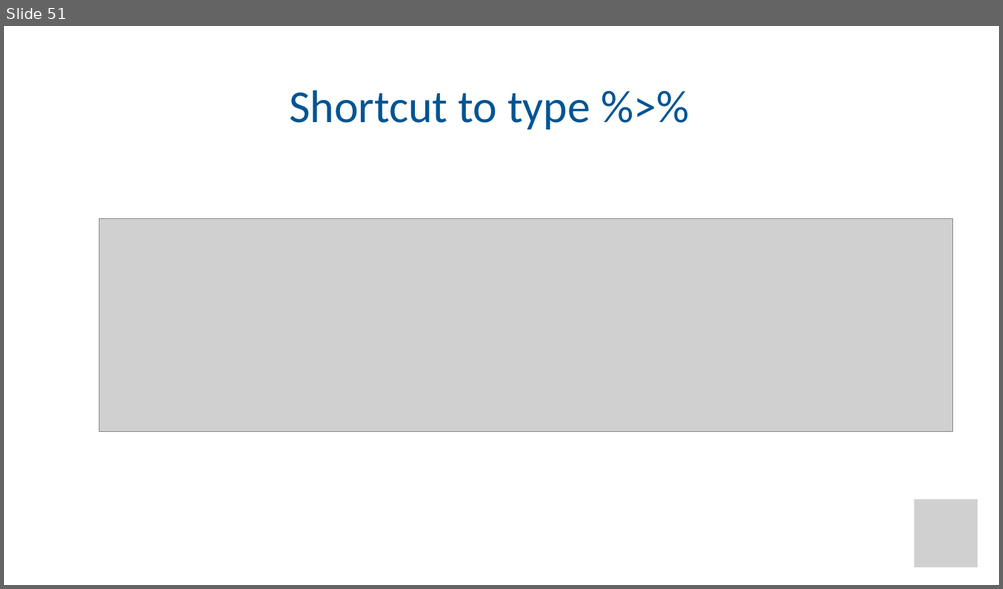
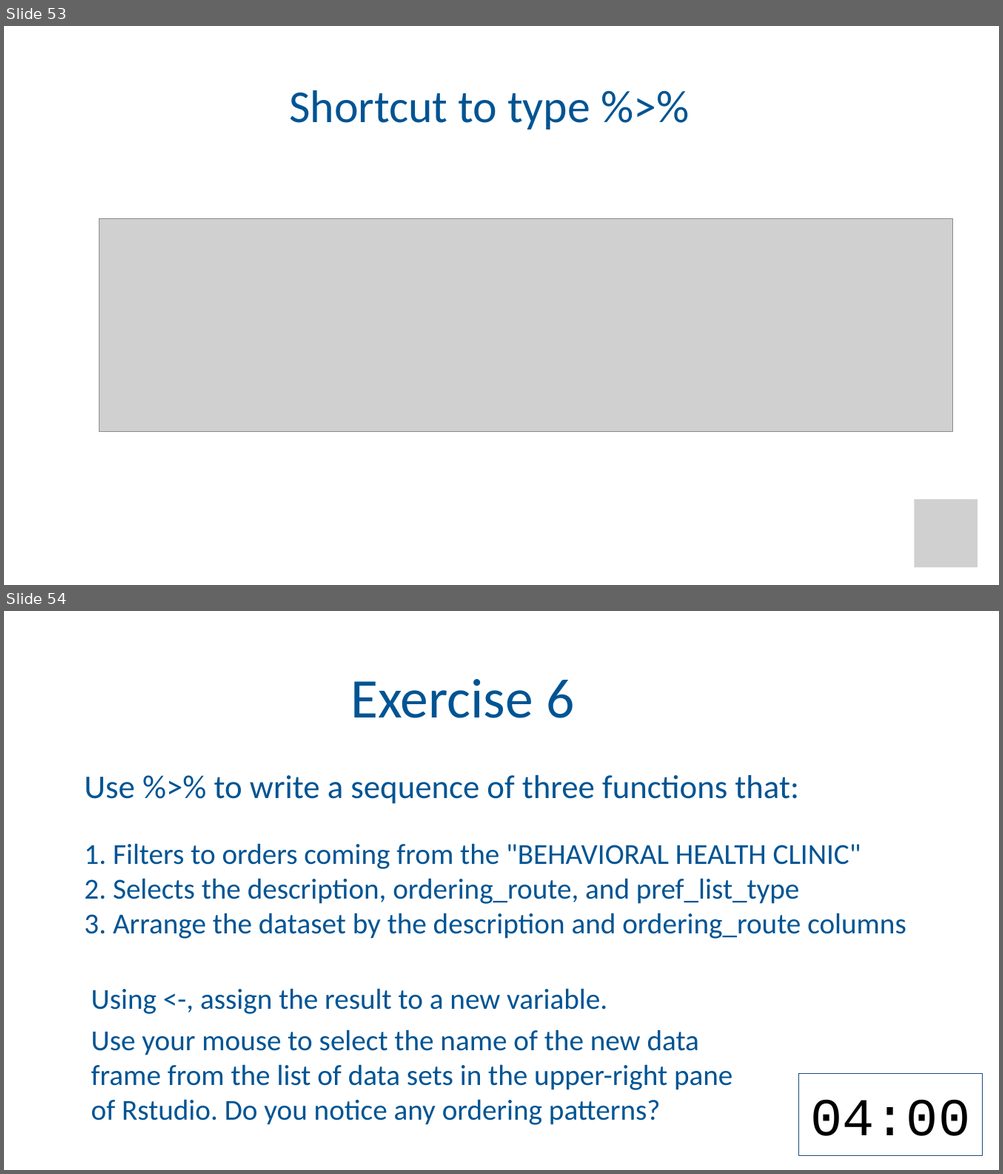
Before and after one commit to amromeo/api_r2020, a slide deck: 03 - Transform.pptx. Shown one above the other, each under a label of ours: slide 51 before the commit, slides 53 and 54 after it. The pictures are 1003x589 and 1003x1174 pixels, drawn with LibreOffice and Linux fonts; fonts in the diff are those of the drawing; grey boxes stand for pictures; background and template pictures are left out. Boxes give left, top, right and bottom in pixels: in the first picture for what was removed or moved away, otherwise in the second. Text is boxed around its words. In the diff, an @@ line names an element or a change of style, - is before the commit and + after.

Commit message:
pip exercise

```diff
--- a/03 - Transform.pptx
+++ b/03 - Transform.pptx
@@ slide 54 added at box(4, 611, 999, 1170), background picture (left out) @@
@@ title added at box(350, 679, 574, 718), 54 pt, text #005493 @@
+Exercise 6
@@ text added at box(84, 775, 906, 939), 28 pt, text #005493 @@
+Use %>% to write a sequence of three functions that:
+1. Filters to orders coming from the "BEHAVIORAL HEALTH CLINIC"
+2. Selects the description, ordering_route, and pref_list_type
+3. Arrange the dataset by the description and ordering_route columns
@@ text added at box(91, 988, 732, 1125), 28 pt, text #005493 @@
+Using <-, assign the result to a new variable.
+Use your mouse to select the name of the new data frame from the list of data sets in the upper-right pane of Rstudio. Do you notice any ordering patterns?
@@ rectangle added at box(799, 1073, 983, 1156), fill #FFFFFF, outline #1F497D 0.75 pt, 51.4 pt, text #000000 @@
+04:00
@@ what was slide 51 is now slide 53 @@
```
Also in this commit, not shown: 3 slides changed, 3 other slides added, 1 other file.
